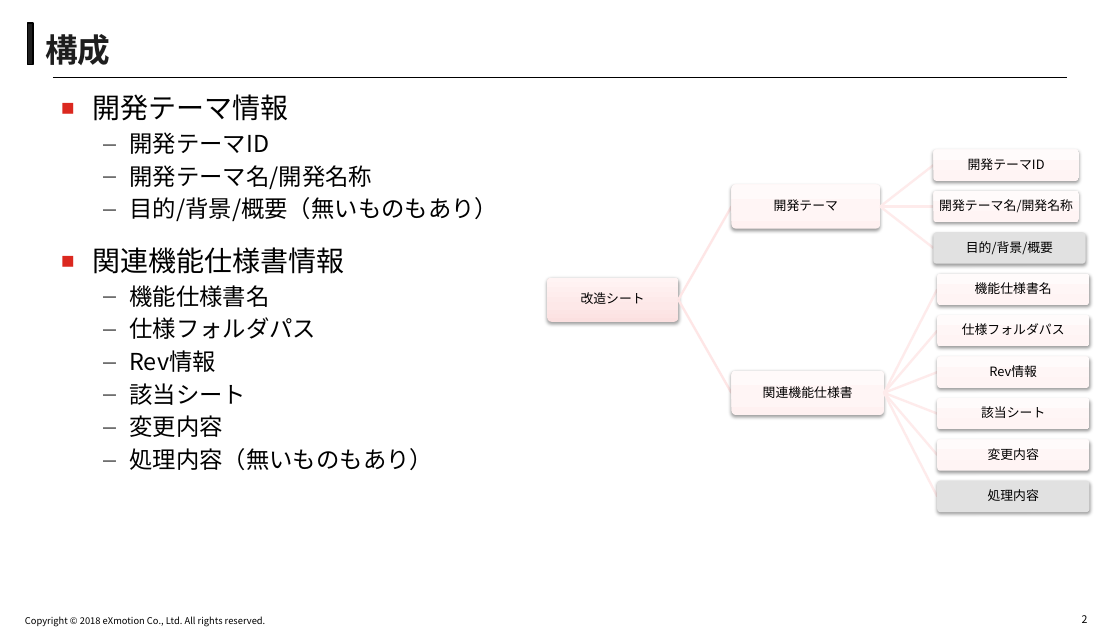
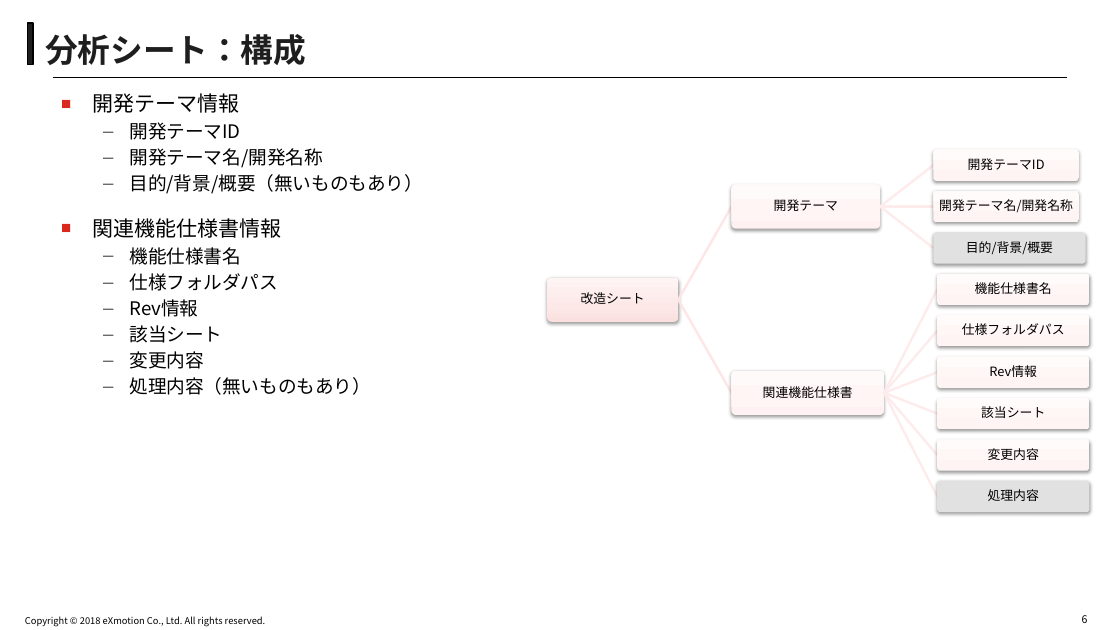
Before and after one commit to akirasueyoshi/nikon_work, a slide deck: slide 6 of 改造シート_exmPC.pptx (slide 2 before the commit). Drawn at 1120x630 pixels with LibreOffice and Linux fonts; fonts in the diff are those of the drawing; background and template pictures are left out. Boxes give left, top, right and bottom in pixels: in the first picture for what was removed or moved away, otherwise in the second. Text is boxed around its words. In the diff, an @@ line names an element or a change of style, - is before the commit and + after.

```diff
--- a/改造シート_exmPC.pptx
+++ b/改造シート_exmPC.pptx
@@ title at (45, 34, 306, 65): text changed @@
-構成
+分析シート：構成
@@ text "開発テーマ情報" at (93, 93, 423, 395): size 24 to 18 pt in "開発テーマ情報", "関連機能仕様書情報"; size 20 to 16 pt in "開発テーマID", "開発テーマ名/開発名称", "目的/背景/概要（無いものもあり）", "機能仕様書名" and 5 more places @@
@@ page number at (1082, 615, 1088, 623): text changed @@
-2
+6
```
Also in this commit, not shown: 3 other slides changed, 5 slides added, 1 slide removed.
